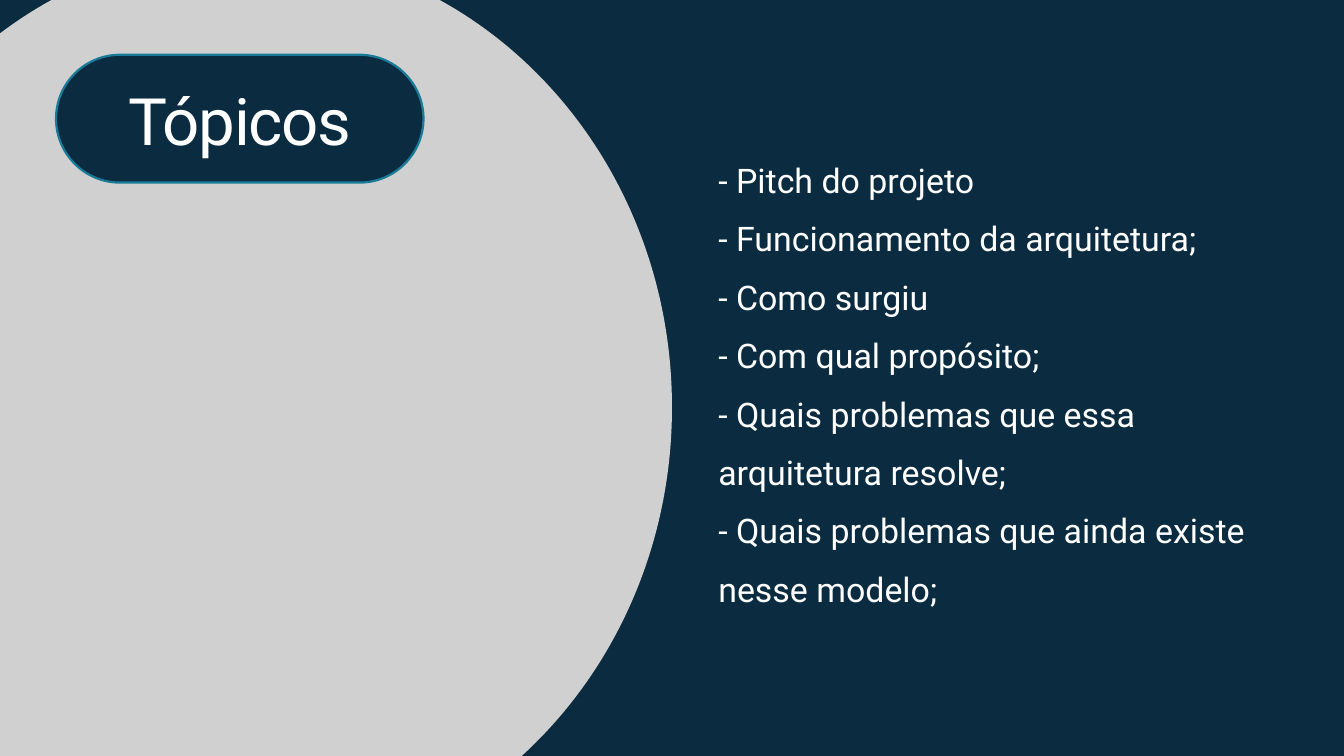
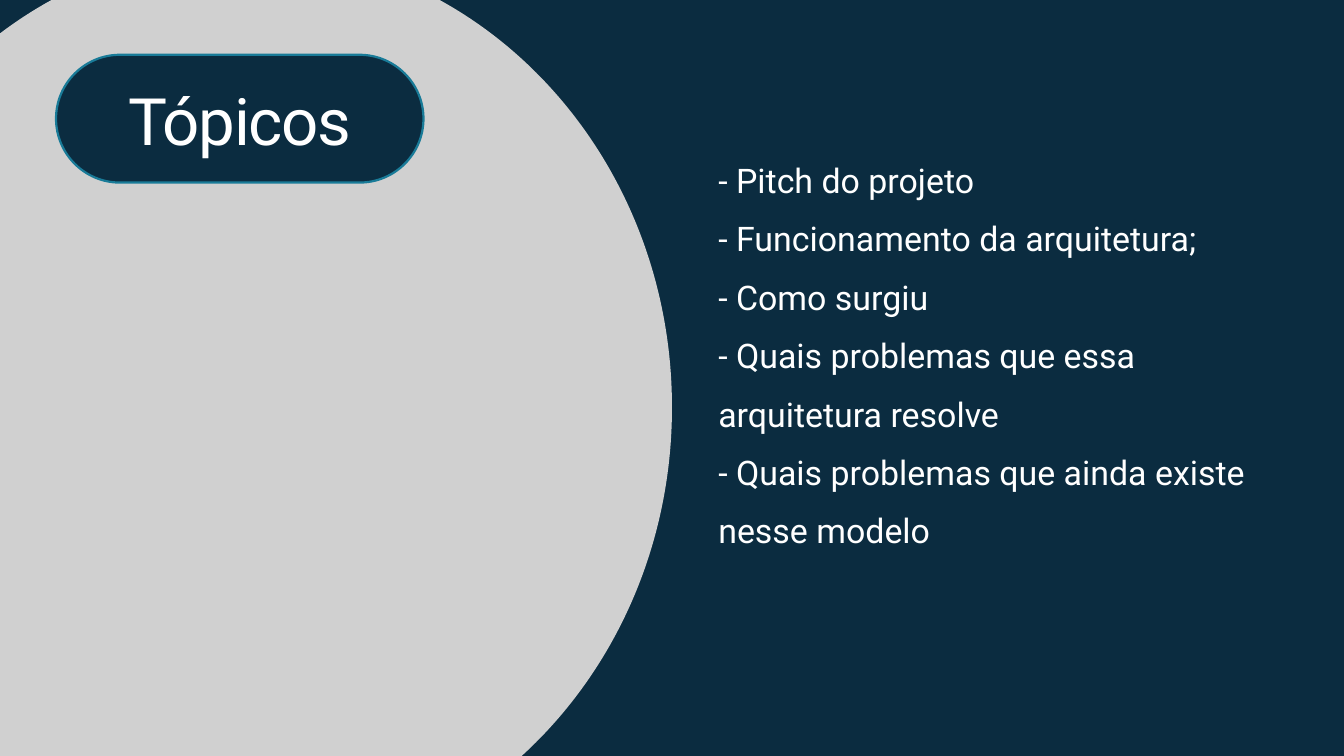
Before and after one commit to Vini5577/projeto-mobTech, a slide deck: slide 2 of arquitetura-RIBs.pptx. Drawn at 1344x756 pixels with LibreOffice and Linux fonts; fonts in the diff are those of the drawing; grey boxes stand for pictures. Boxes give left, top, right and bottom in pixels: in the first picture for what was removed or moved away, otherwise in the second. Text is boxed around its words. In the diff, an @@ line names an element or a change of style, - is before the commit and + after.

Commit message:
update slide

```diff
--- a/arquitetura-RIBs.pptx
+++ b/arquitetura-RIBs.pptx
@@ text at box(718, 342, 1245, 544): text changed @@
-- Com qual propósito;
-- Quais problemas que essa arquitetura resolve;
-- Quais problemas que ainda existe nesse modelo;
+- Quais problemas que essa arquitetura resolve
+- Quais problemas que ainda existe nesse modelo
```
